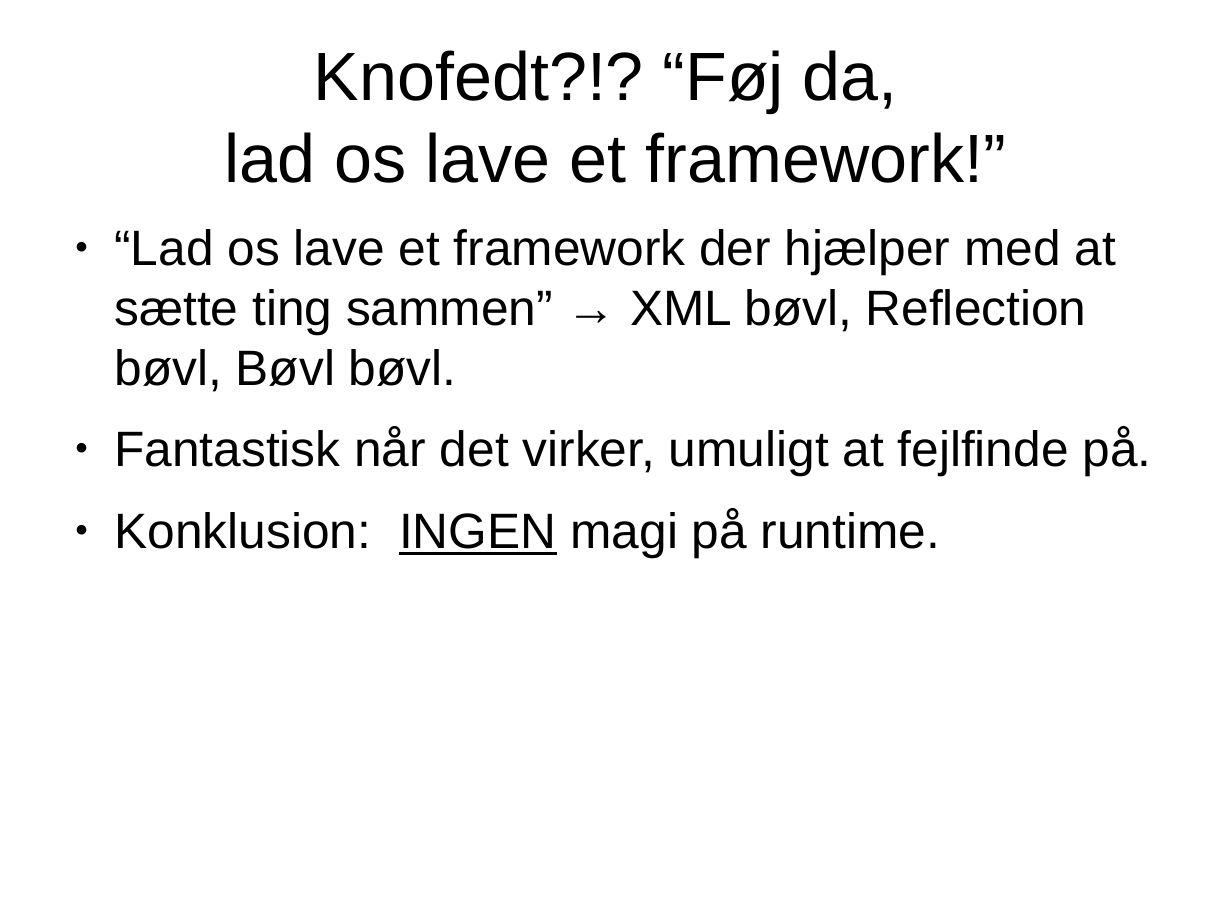
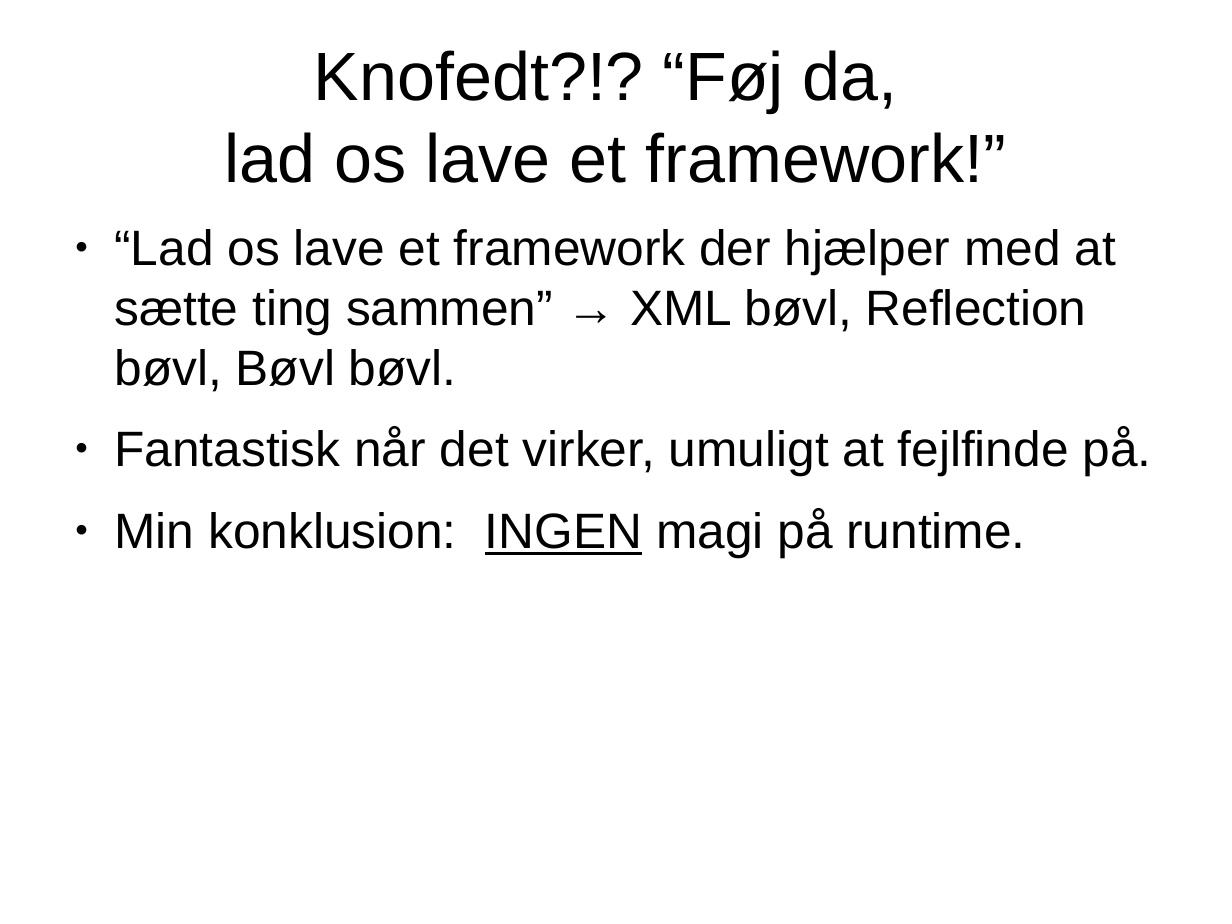
Before and after one commit to ravn/junta-dagger-demo-examples, a slide deck: slide 4 of Dependency Injection med Dagger 2.odp. Drawn at 1232x924 pixels with LibreOffice and Linux fonts; fonts in the diff are those of the drawing. Boxes give left, top, right and bottom in pixels: in the first picture for what was removed or moved away, otherwise in the second. Text is boxed around its words. In the diff, an @@ line names an element or a change of style, - is before the commit and + after.

```diff
--- a/Dependency Injection med Dagger 2.odp
+++ b/Dependency Injection med Dagger 2.odp
@@ text at bbox=[114, 508, 1025, 557]: text changed @@
-● Konklusion: INGEN magi på runtime.
+● Min konklusion: INGEN magi på runtime.
```
Also in this commit, not shown: 6 other slides changed, 7 slides added, 2 slides removed, 1 other file.
